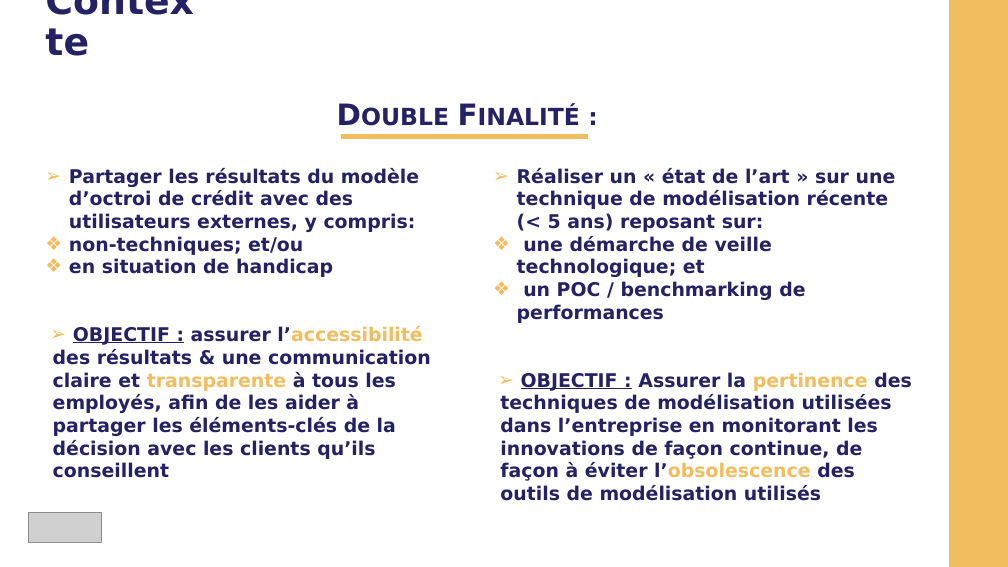
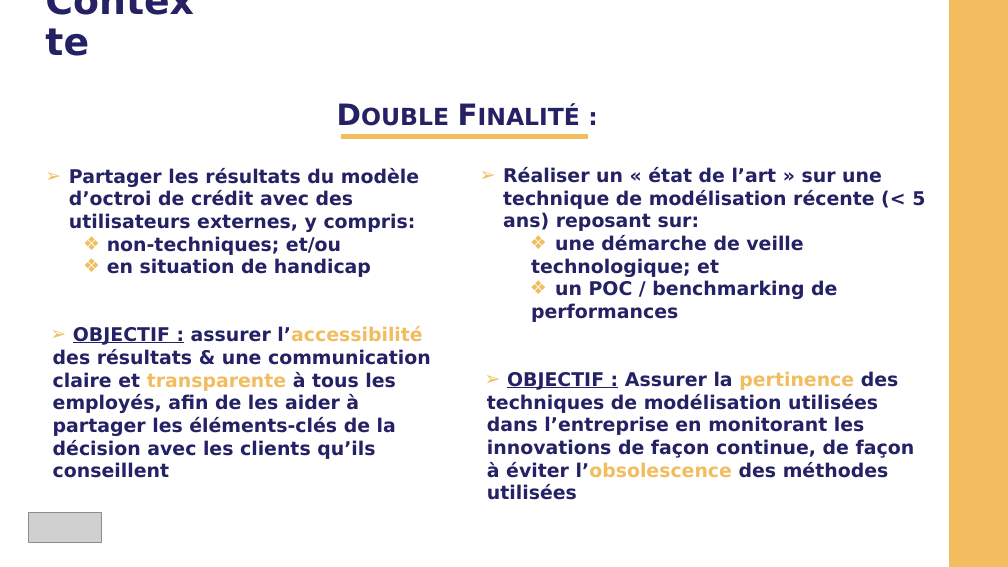
Before and after one commit to CelineBoutinon/WCAG-accessible-dashboard, a slide deck: slide 2 of SOUTENANCE/Boutinon_Celine_4_presentation_062025_VF.pptx. Drawn at 1008x567 pixels with LibreOffice and Linux fonts; fonts in the diff are those of the drawing; grey boxes stand for pictures. Boxes give left, top, right and bottom in pixels: in the first picture for what was removed or moved away, otherwise in the second. Text is boxed around its words. In the diff, an @@ line names an element or a change of style, - is before the commit and + after.

```diff
--- a/SOUTENANCE/Boutinon_Celine_4_presentation_062025_VF.pptx
+++ b/SOUTENANCE/Boutinon_Celine_4_presentation_062025_VF.pptx
@@ text "Réaliser un « état de ...": place and size @@
-text "Réaliser un « état de ..." at bbox=[500, 168, 912, 501]
+text "Réaliser un « état de ..." at bbox=[487, 167, 925, 500]
@@ text at bbox=[107, 236, 371, 277]: list level 1 to 2 in "non-techniques; et/ou"; list level 1 to 2 in "en situation de handicap" @@
@@ text at bbox=[531, 235, 837, 322]: indent changed @@
@@ text at bbox=[487, 371, 915, 500]: text changed @@
-  ➢ OBJECTIF : Assurer la pertinence des techniques de modélisation utilisées dans l’entreprise en monitorant les innovations de façon continue, de façon à éviter l’obsolescence des outils de modélisation utilisés
+  ➢ OBJECTIF : Assurer la pertinence des techniques de modélisation utilisées dans l’entreprise en monitorant les innovations de façon continue, de façon à éviter l’obsolescence des méthodes utilisées
```
Also in this commit, not shown: 6 other slides changed, 4 other files.
